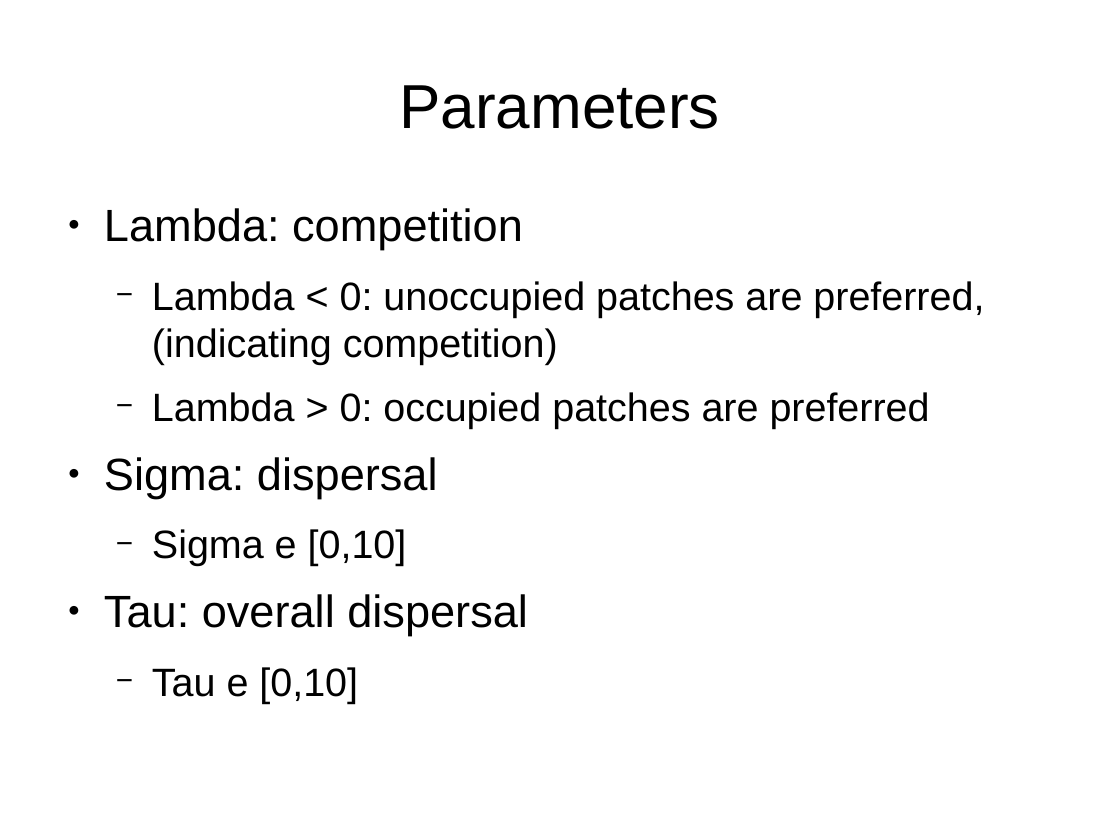
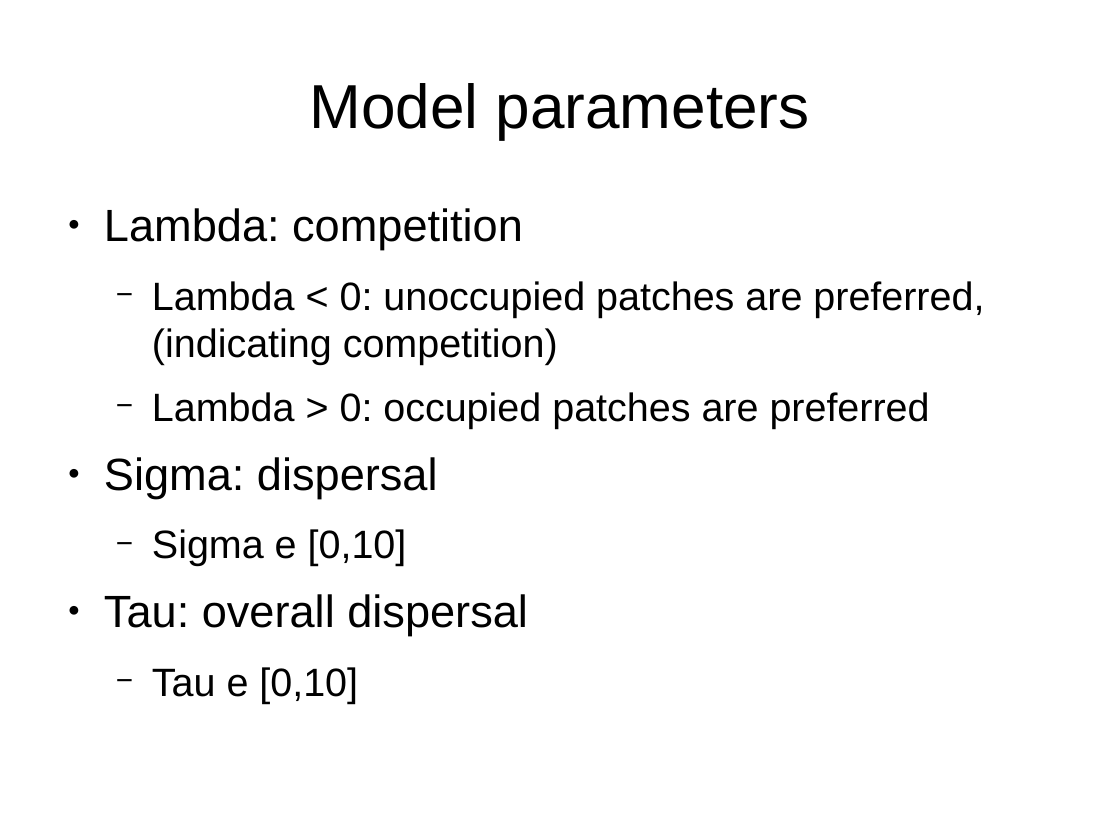
Before and after one commit to richelbilderbeek/Science, a slide deck: slide 12 of Presentations/RanjardEtAl2014.odp (slide 8 before the commit). Drawn at 1120x840 pixels with LibreOffice and Linux fonts; fonts in the diff are those of the drawing. Boxes give left, top, right and bottom in pixels: in the first picture for what was removed or moved away, otherwise in the second. Text is boxed around its words. In the diff, an @@ line names an element or a change of style, - is before the commit and + after.

```diff
--- a/Presentations/RanjardEtAl2014.odp
+++ b/Presentations/RanjardEtAl2014.odp
@@ title at bbox=[310, 83, 810, 139]: text changed @@
-Parameters
+Model parameters
```
Also in this commit, not shown: 2 other slides changed, 16 slides added, 3 slides removed, 10 other files.
